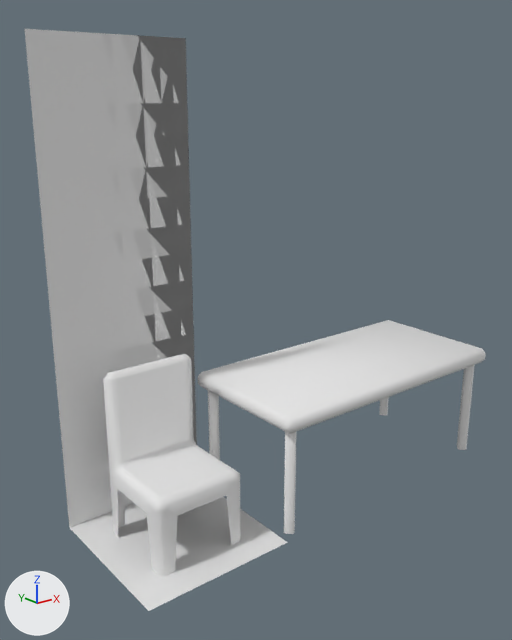
One commit to the FBX model Assets/Models/models.fbx: the scene before it, then after it.
Both versions are drawn from a camera (50 mm lens) standing at (-2.05, -3.37, 2.66) and looking at (0.74, 0.12, 1.26). Lighting does not change. The marker at lower left points along +X, +Y and +Z. Where no turn or scale is listed for an object, it has been applied to the vertices.

The first picture shows 'furniture_chair', 'furniture_table', 'structure_floor', 'structure_wall'.
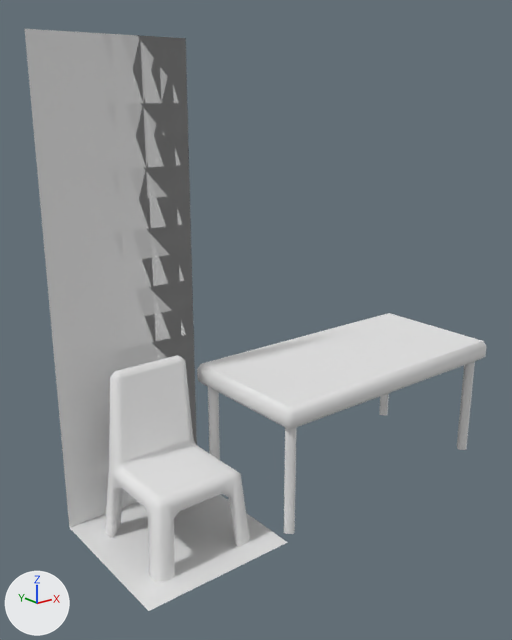
The change in detail:
me_cube_004 is used by ob_furniture_table; location (1.5, 0.0, 0.0).
me_cube_004 had 104 vertices, 94 faces and spanned x -1.0..1.01, y -0.5..0.5, z 0.0..0.84.
me_cube_004 now has 88 vertices, 58 faces and spans x -1.0..1.01, y -0.5..0.5, z 0.0..0.9.
me_cube_004 part 2: the loose piece of 24 vertices spanning x -1.0..1.01, y -0.5..0.5, z 0.73..0.84 is rebuilt with 24 vertices and now spans x -1.0..1.01, y -0.5..0.5, z 0.75..0.9.
Part 3, on me_cube_004:
48 vertices are removed from x -0.95..0.95, y -0.45..0.45, z 0.76..0.8.
68 faces are deleted.
32 new vertices lie (0.0, 0.0, 0.75) away from vertices in x -0.95..0.95, y -0.45..0.45, z 0.0.
32 new faces join them.
me_cube_005 is used by ob_furniture_chair; location (0.0, 0.0, 0.0).
me_cube_005 had 140 vertices, 129 faces and spanned x -0.303..0.303, y -0.303..0.303, z 0.0..1.089.
me_cube_005 now has 148 vertices, 134 faces and spans x -0.345..0.345, y -0.345..0.345, z 0.0..1.089.
Part 1, on me_cube_005:
116 vertices are removed from x -0.303..0.303, y -0.303..0.303, z 0.0..1.089.
114 faces are deleted.
106 vertices are added at x -0.345..0.345, y -0.345..0.345, z 0.0..1.089.
12 new vertices lie (0.064, 0.0, 0.0) away from vertices in x -0.237..0.173, y 0.207..0.303, z 0.516..1.089.
6 new vertices lie (0.0, 0.032, 0.0) away from vertices in x -0.301..0.301, y 0.239, z 0.516..1.089.
119 new faces join them.

Changed parts and their boxes [x1, y1, x2, y2] in the pictures (512 x 640 px):
'furniture_table', reshaped: before [197, 320, 486, 534]; after [197, 313, 486, 534]
'furniture_chair', reshaped: before [103, 354, 241, 576]; after [105, 355, 250, 582]
part 2 of me_cube_004, rebuilt: before [197, 320, 486, 434]; after [197, 313, 486, 430]
part 3 of me_cube_004, cut back: before [208, 365, 475, 534]; after [208, 362, 475, 534]
